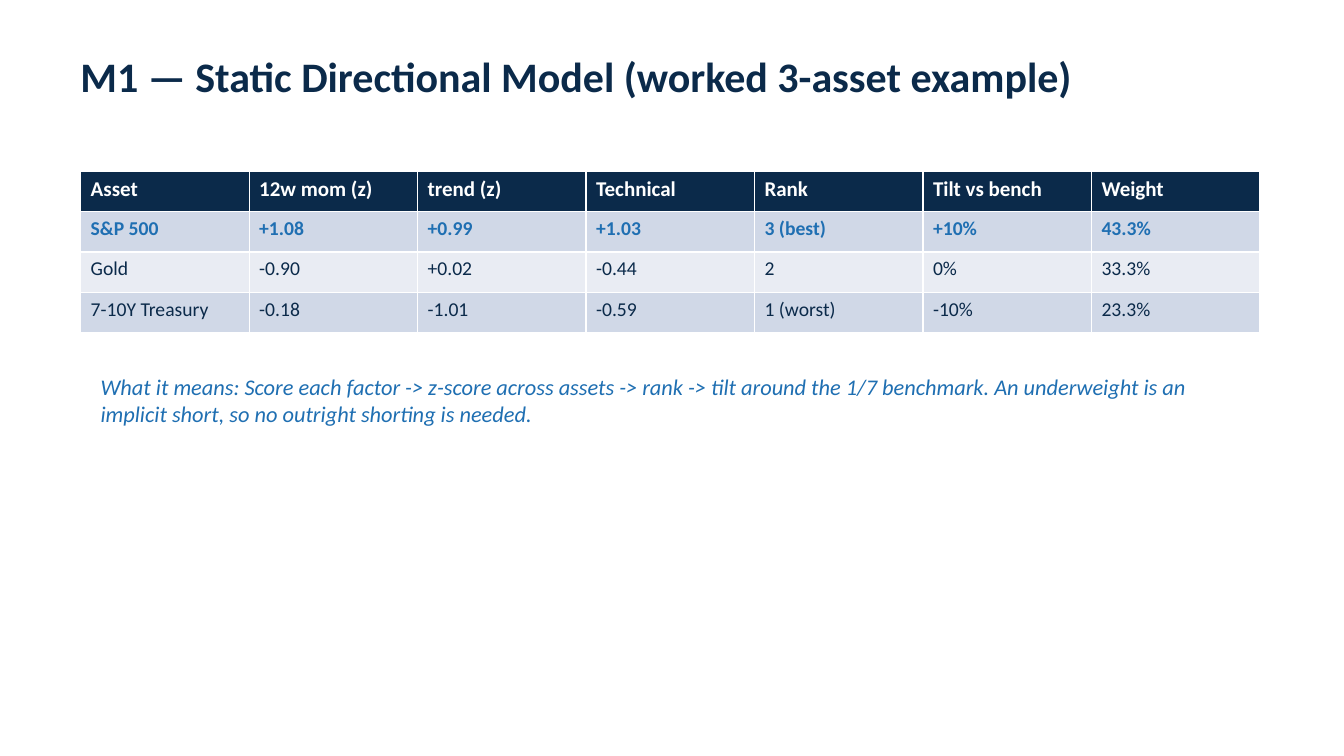
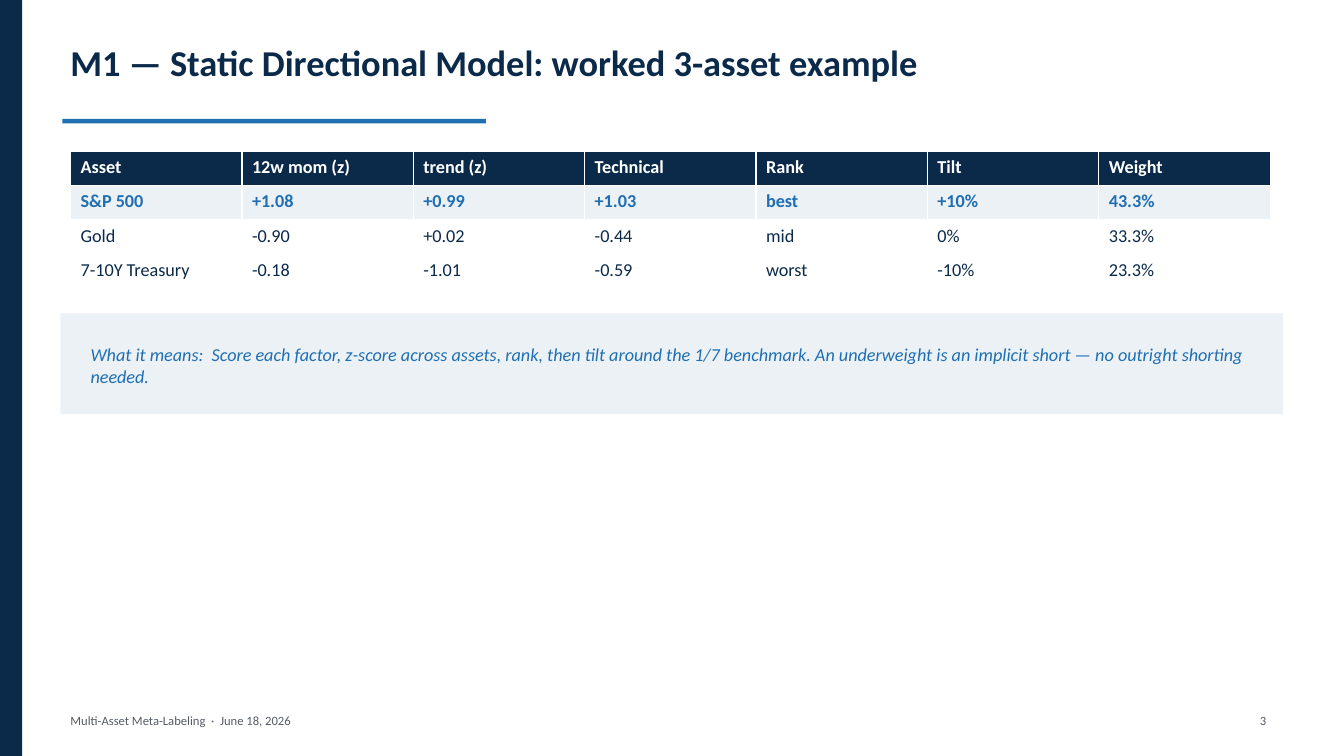
Before and after one commit to elakumuk/SSGA-Summer2026, a slide deck: slide 4 of reports/Meta_Labeling_Deck.pptx. Drawn at 1344x756 pixels with LibreOffice and Linux fonts; fonts in the diff are those of the drawing. Boxes give left, top, right and bottom in pixels: in the first picture for what was removed or moved away, otherwise in the second. Text is boxed around its words. In the diff, an @@ line names an element or a change of style, - is before the commit and + after.

```diff
--- a/reports/Meta_Labeling_Deck.pptx
+++ b/reports/Meta_Labeling_Deck.pptx
@@ rectangle added at box(0, 0, 22, 756), fill #0B2A4A @@
@@ text at box(70, 50, 917, 82): text changed; size 30 to 26 pt @@
-M1 — Static Directional Model (worked 3-asset example)
+M1 — Static Directional Model: worked 3-asset example
@@ rectangle added at box(63, 119, 486, 123), fill #1F6FB2 @@
@@ table at box(71, 151, 1270, 288) @@
-row 1, column 6: Tilt vs bench
+row 1, column 6: Tilt
-row 2, column 5: 3 (best)
+row 2, column 5: best
-row 3, column 5: 2
+row 3, column 5: mid
-row 4, column 5: 1 (worst)
+row 4, column 5: worst
@@ fill #D0D8E8 to #ECF1F6 in row 2 @@
@@ fill #E9EDF4 to #FFFFFF in row 3 @@
@@ fill #D0D8E8 to #FFFFFF in row 4 @@
@@ size 15 to 13 pt in "Asset", "12w mom (z)", "trend (z)", "Technical" and 2 more places @@
@@ size 14 to 13 pt in "S&P 500", "+1.08", "+0.99", "+1.03" and 14 more places @@
@@ table: place and size @@
-table at box(81, 171, 1259, 333)
+table at box(71, 151, 1270, 288)
@@ rectangle added at box(60, 314, 1284, 414), fill #ECF1F6 @@
@@ text "What it means: Score each ..." at box(91, 348, 1243, 383): vertical alignment top to middle @@
@@ text at box(91, 348, 1243, 383): text changed; size 16 to 13 pt @@
-What it means: Score each factor -> z-score across assets -> rank -> tilt around the 1/7 benchmark. An underweight is an implicit short, so no outright shorting is needed.
+What it means: Score each factor, z-score across assets, rank, then tilt around the 1/7 benchmark. An underweight is an implicit short — no outright shorting needed.
@@ text added at box(70, 716, 291, 727), 9 pt, text #555B66 @@
+Multi-Asset Meta-Labeling · June 18, 2026
@@ text added at box(1260, 717, 1266, 725), 9 pt, text #555B66 @@
+3
```
Also in this commit, not shown: 11 other slides changed, 1 other file.
